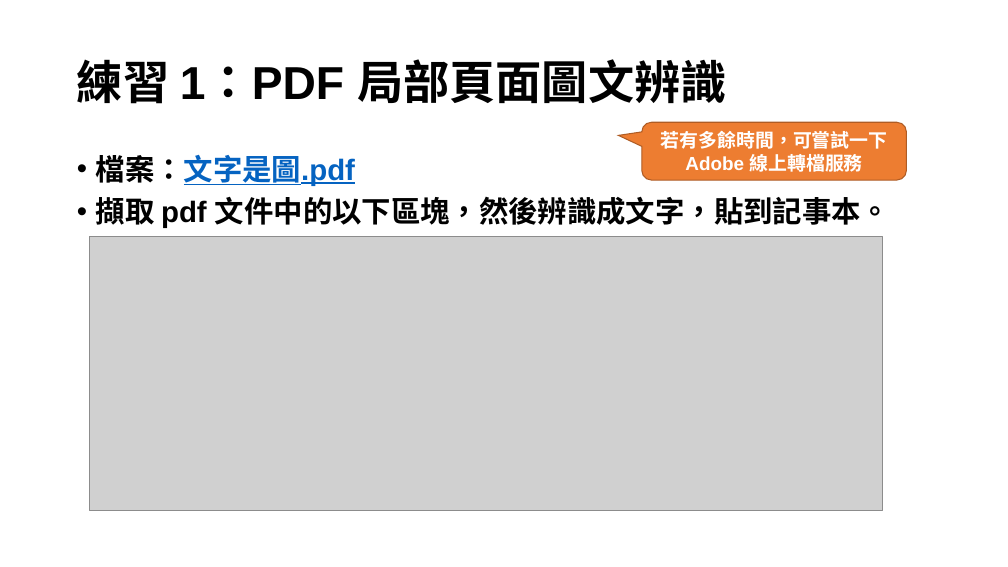
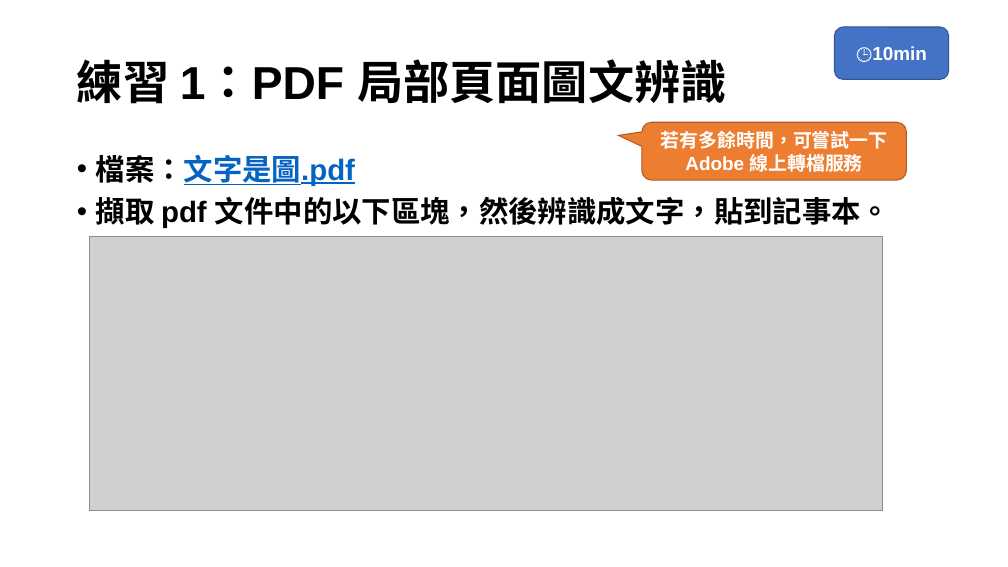
Before and after one commit to huanlin/VisualAids, a slide deck: slide 10 of Seminar/視障輔助教材轉檔研討會/投影片.pptx. Drawn at 1008x567 pixels with LibreOffice and Linux fonts; fonts in the diff are those of the drawing; grey boxes stand for pictures. Boxes give left, top, right and bottom in pixels: in the first picture for what was removed or moved away, otherwise in the second. Text is boxed around its words. In the diff, an @@ line names an element or a change of style, - is before the commit and + after.

```diff
--- a/Seminar/視障輔助教材轉檔研討會/投影片.pptx
+++ b/Seminar/視障輔助教材轉檔研討會/投影片.pptx
@@ rounded rectangle added at (835,27,949,79), fill #4472C4, outline #325491 1 pt, 18 pt, text #FFFFFF, bold @@
+🕒10min
```
Also in this commit, not shown: 5 other slides changed.
